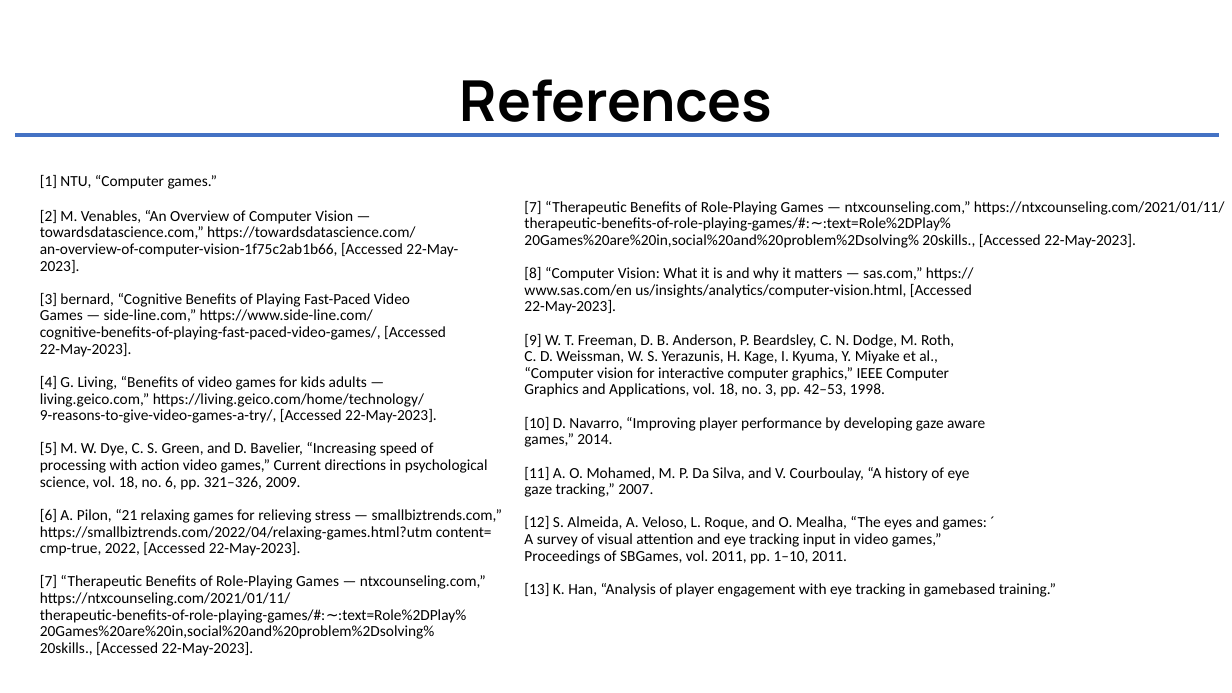
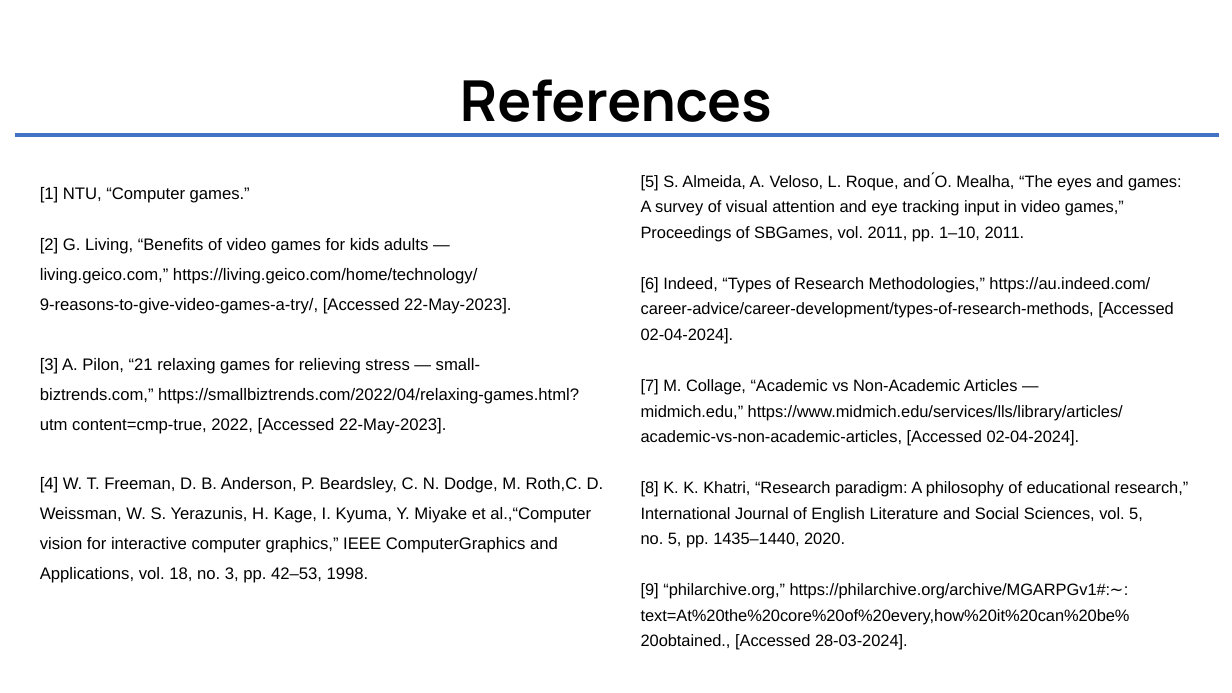
Before and after one commit to mikaelmcast/MikaelZammitResearchDesignII, a slide deck: slide 14 of Mikael_Zammit_MSD6.2B_Viva_Presentation.pptx. Drawn at 1232x693 pixels with LibreOffice and Linux fonts; fonts in the diff are those of the drawing. Boxes give left, top, right and bottom in pixels: in the first picture for what was removed or moved away, otherwise in the second. Text is boxed around its words. In the diff, an @@ line names an element or a change of style, - is before the commit and + after.

```diff
--- a/Mikael_Zammit_MSD6.2B_Viva_Presentation.pptx
+++ b/Mikael_Zammit_MSD6.2B_Viva_Presentation.pptx
@@ text at [641, 173, 1189, 650]: text changed; size 12 to 12.8 pt; font Calibri to Arial @@
-[7] “Therapeutic Benefits of Role-Playing Games — ntxcounseling.com,” https://ntxcounseling.com/2021/01/11/
-therapeutic-benefits-of-role-playing-games/#:∼:text=Role%2DPlay% 20Games%20are%20in,social%20and%20problem%2Dsolving% 20skills., [Accessed 22-May-2023].
-[8] “Computer Vision: What it is and why it matters — sas.com,” https://
-www.sas.com/en us/insights/analytics/computer-vision.html, [Accessed
-22-May-2023].
-[9] W. T. Freeman, D. B. Anderson, P. Beardsley, C. N. Dodge, M. Roth,
-C. D. Weissman, W. S. Yerazunis, H. Kage, I. Kyuma, Y. Miyake et al.,
-“Computer vision for interactive computer graphics,” IEEE Computer
-Graphics and Applications, vol. 18, no. 3, pp. 42–53, 1998.
-[10] D. Navarro, “Improving player performance by developing gaze aware
-games,” 2014.
-[11] A. O. Mohamed, M. P. Da Silva, and V. Courboulay, “A history of eye
-gaze tracking,” 2007.
-[12] S. Almeida, A. Veloso, L. Roque, and O. Mealha, “The eyes and games: ´
-A survey of visual attention and eye tracking input in video games,”
-Proceedings of SBGames, vol. 2011, pp. 1–10, 2011.
-[13] K. Han, “Analysis of player engagement with eye tracking in gamebased training.”
+[5] S. Almeida, A. Veloso, L. Roque, and ́O. Mealha, “The eyes and games:
+A survey of visual attention and eye tracking input in video games,”
+Proceedings of SBGames, vol. 2011, pp. 1–10, 2011.
+[6] Indeed, “Types of Research Methodologies,” https://au.indeed.com/
+career-advice/career-development/types-of-research-methods, [Accessed
+02-04-2024].
+[7] M. Collage, “Academic vs Non-Academic Articles —
+midmich.edu,” https://www.midmich.edu/services/lls/library/articles/
+academic-vs-non-academic-articles, [Accessed 02-04-2024].
+[8] K. K. Khatri, “Research paradigm: A philosophy of educational research,”
+International Journal of English Literature and Social Sciences, vol. 5,
+no. 5, pp. 1435–1440, 2020.
+[9] “philarchive.org,” https://philarchive.org/archive/MGARPGv1#:∼:
+text=At%20the%20core%20of%20every,how%20it%20can%20be%
+20obtained., [Accessed 28-03-2024].
@@ text at [40, 187, 250, 203]: size 12 to 12.9 pt, font Calibri to Arial, highlight none to #FFFFFF in "[1] NTU, “Computer games.”"; line spacing 0.9 to 1.5 @@
@@ text at [40, 238, 604, 583]: text changed; size 12 to 12.9 pt; font Calibri to Arial @@
-[2] M. Venables, “An Overview of Computer Vision —
-towardsdatascience.com,” https://towardsdatascience.com/
-an-overview-of-computer-vision-1f75c2ab1b66, [Accessed 22-May-
-2023].
-[3] bernard, “Cognitive Benefits of Playing Fast-Paced Video
-Games — side-line.com,” https://www.side-line.com/
-cognitive-benefits-of-playing-fast-paced-video-games/, [Accessed
-22-May-2023].
-[4] G. Living, “Benefits of video games for kids adults —
-living.geico.com,” https://living.geico.com/home/technology/
-9-reasons-to-give-video-games-a-try/, [Accessed 22-May-2023].
-[5] M. W. Dye, C. S. Green, and D. Bavelier, “Increasing speed of
-processing with action video games,” Current directions in psychological
-science, vol. 18, no. 6, pp. 321–326, 2009.
-[6] A. Pilon, “21 relaxing games for relieving stress — smallbiztrends.com,”
-https://smallbiztrends.com/2022/04/relaxing-games.html?utm content=
-cmp-true, 2022, [Accessed 22-May-2023].
-[7] “Therapeutic Benefits of Role-Playing Games — ntxcounseling.com,” https://ntxcounseling.com/2021/01/11/
-therapeutic-benefits-of-role-playing-games/#:∼:text=Role%2DPlay%
-20Games%20are%20in,social%20and%20problem%2Dsolving%
-20skills., [Accessed 22-May-2023].
+[2] G. Living, “Benefits of video games for kids adults —
+living.geico.com,” https://living.geico.com/home/technology/
+9-reasons-to-give-video-games-a-try/, [Accessed 22-May-2023].
+[3] A. Pilon, “21 relaxing games for relieving stress — small-
+biztrends.com,” https://smallbiztrends.com/2022/04/relaxing-games.html?
+utm content=cmp-true, 2022, [Accessed 22-May-2023].
+[4] W. T. Freeman, D. B. Anderson, P. Beardsley, C. N. Dodge, M. Roth,C. D. Weissman, W. S. Yerazunis, H. Kage, I. Kyuma, Y. Miyake et al.,“Computer vision for interactive computer graphics,” IEEE ComputerGraphics and Applications, vol. 18, no. 3, pp. 42–53, 1998.
```
Also in this commit, not shown: 5 other slides changed.
